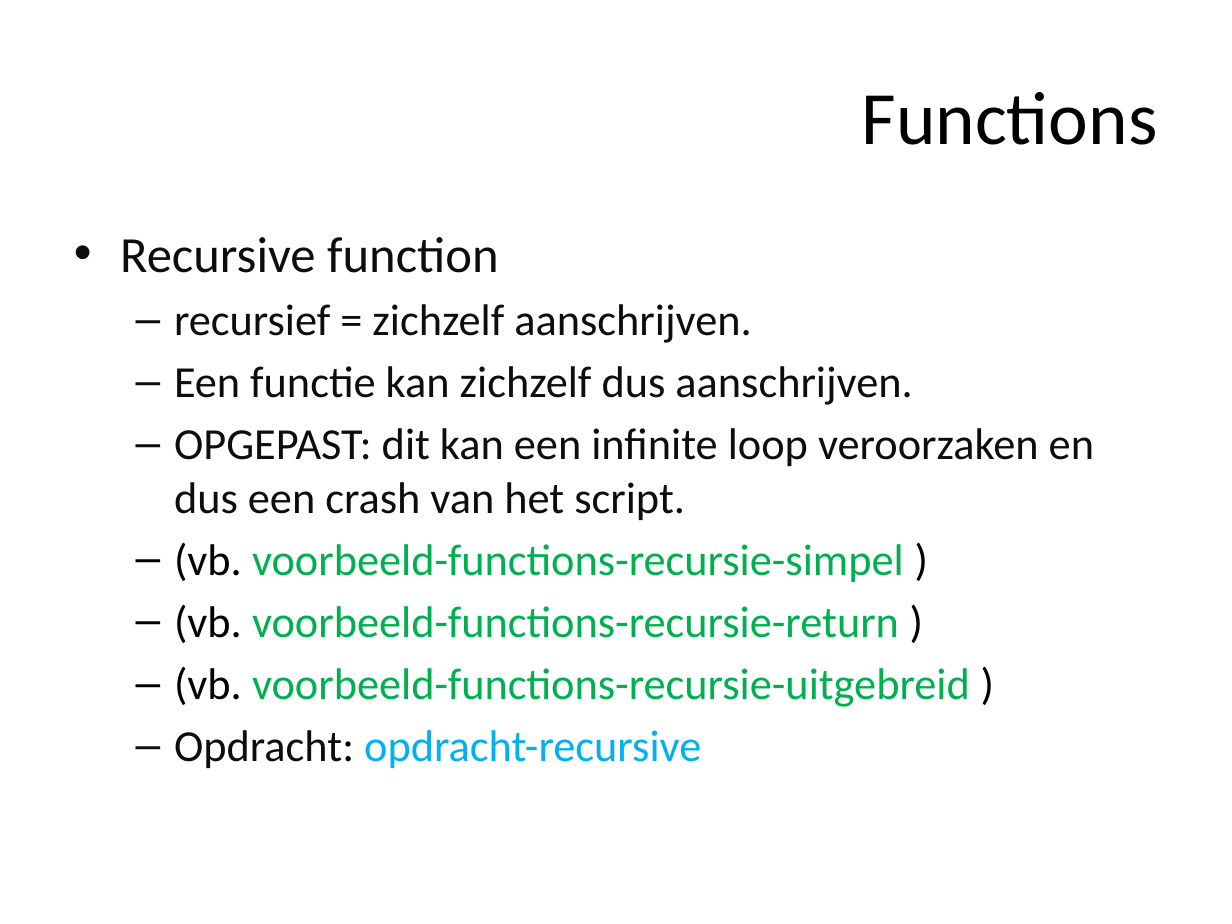
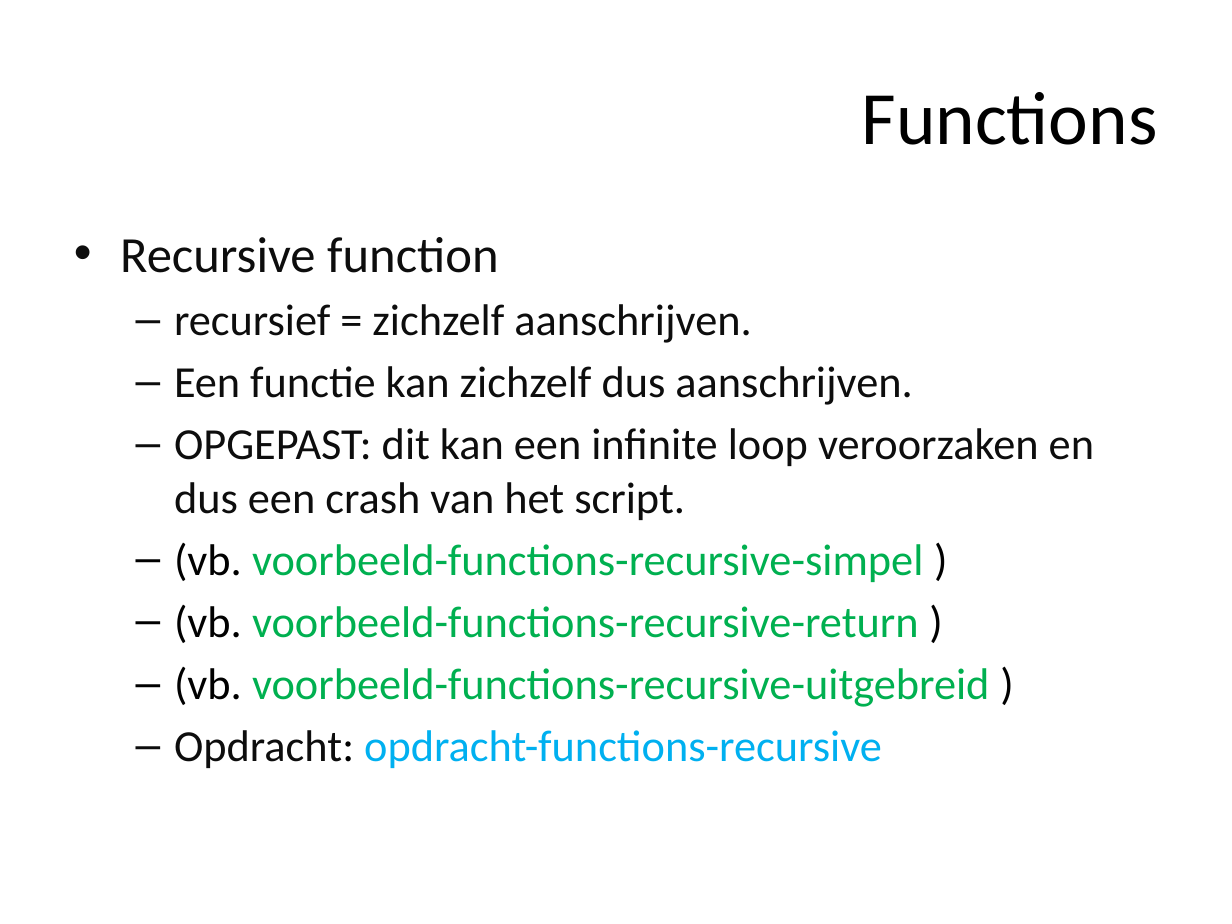
Before and after one commit to ajkea/web-backend-1, a slide deck: slide 83 of public/cursus/web-backend-cursus.pptx. Drawn at 1232x924 pixels with LibreOffice and Linux fonts; fonts in the diff are those of the drawing. Boxes give left, top, right and bottom in pixels: in the first picture for what was removed or moved away, otherwise in the second. Text is boxed around its words. In the diff, an @@ line names an element or a change of style, - is before the commit and + after.

Commit message:
Change opdracht functions name

```diff
--- a/public/cursus/web-backend-cursus.pptx
+++ b/public/cursus/web-backend-cursus.pptx
@@ text at (174, 543, 989, 768): text changed @@
-  – (vb. voorbeeld-functions-recursie-simpel )
-  – (vb. voorbeeld-functions-recursie-return )
-  – (vb. voorbeeld-functions-recursie-uitgebreid )
-  – Opdracht: opdracht-recursive
+  – (vb. voorbeeld-functions-recursive-simpel )
+  – (vb. voorbeeld-functions-recursive-return )
+  – (vb. voorbeeld-functions-recursive-uitgebreid )
+  – Opdracht: opdracht-functions-recursive
```
Also in this commit, not shown: 2 other slides changed, 7 other files.
